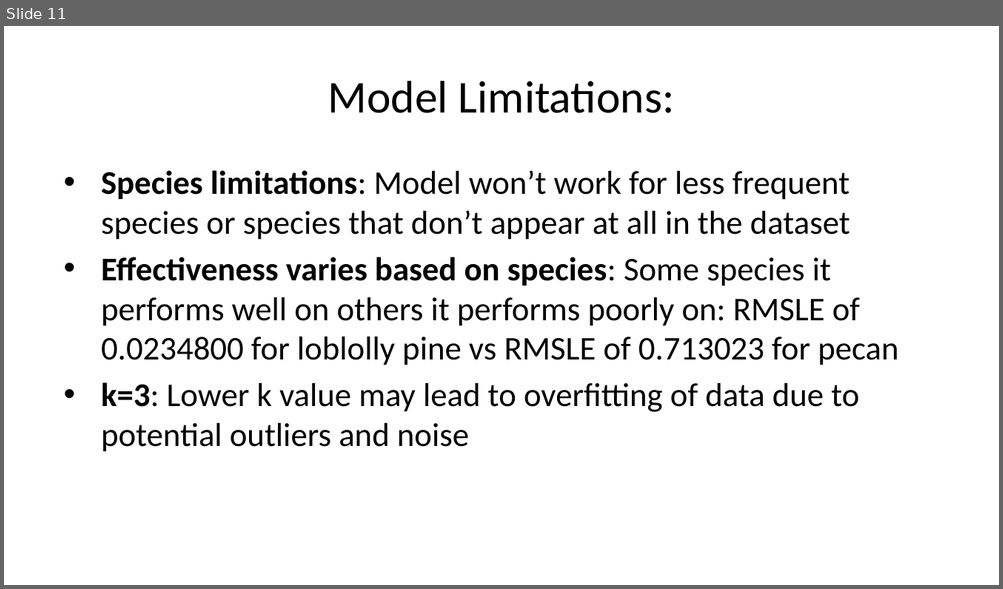
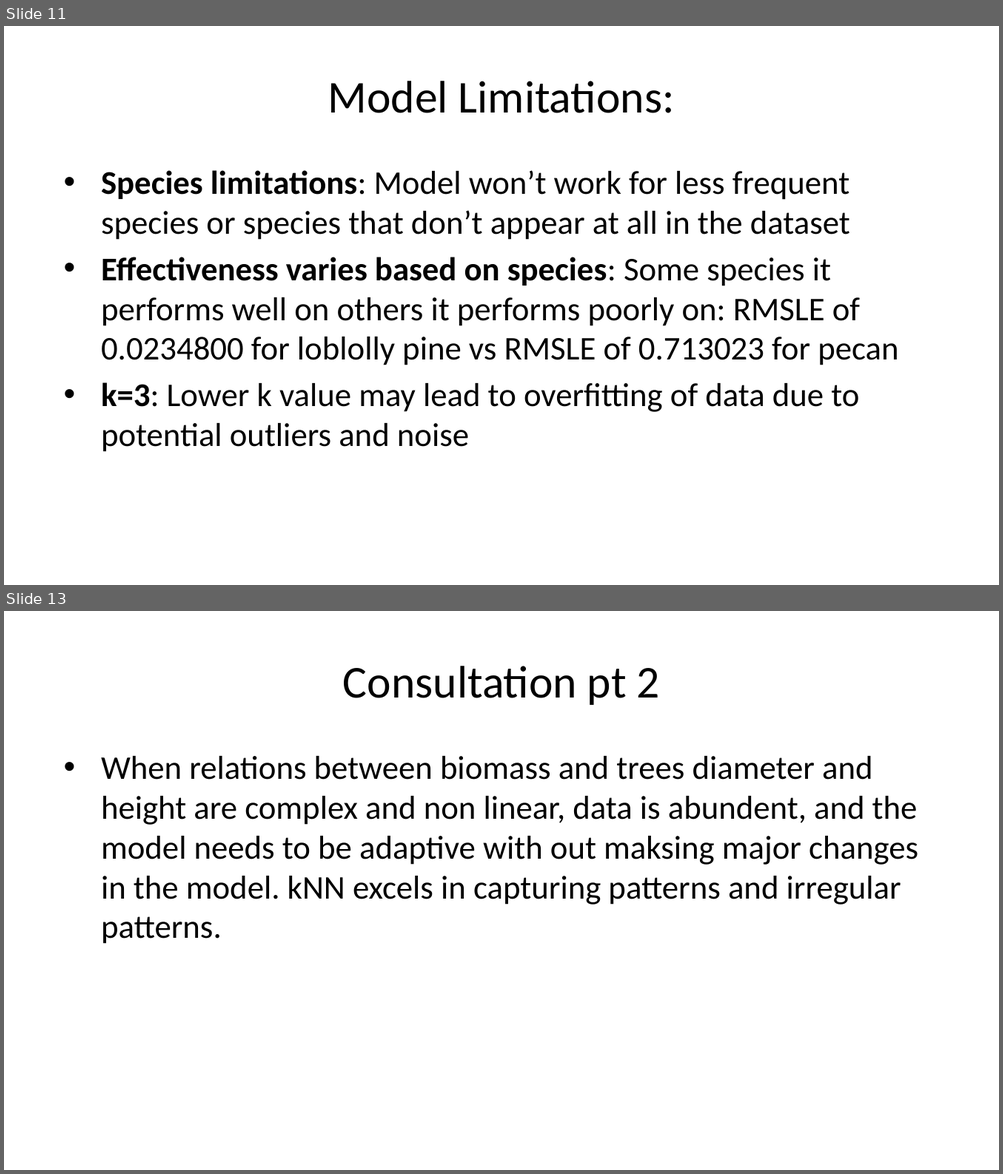
Before and after one commit to deancallahan25/Redwood-Analytics-Portfolio, a slide deck: Project-3/presentation.pptx. Shown one above the other, each under a label of ours: slide 11 before the commit, slides 11 and 13 after it; the slides between them are not shown. The pictures are 1003x589 and 1003x1174 pixels, drawn with LibreOffice and Linux fonts; fonts in the diff are those of the drawing. Boxes give left, top, right and bottom in pixels: in the first picture for what was removed or moved away, otherwise in the second. Text is boxed around its words. In the diff, an @@ line names an element or a change of style, - is before the commit and + after.

```diff
--- a/Project-3/presentation.pptx
+++ b/Project-3/presentation.pptx
@@ slide 13 added at (4, 611, 999, 1170), background #FFFFFF @@
@@ title added at (343, 666, 660, 705), 33 pt, text #000000 @@
+Consultation pt 2
@@ text added at (101, 756, 918, 944), 24 pt, text #000000 @@
+• When relations between biomass and trees diameter and height are complex and non linear, data is abundent, and the model needs to be adaptive with out maksing major changes in the model. kNN excels in capturing patterns and irregular patterns.
```
Also in this commit, not shown: 3 slides changed, 4 other slides added, 1 slide removed, 1 other file.
